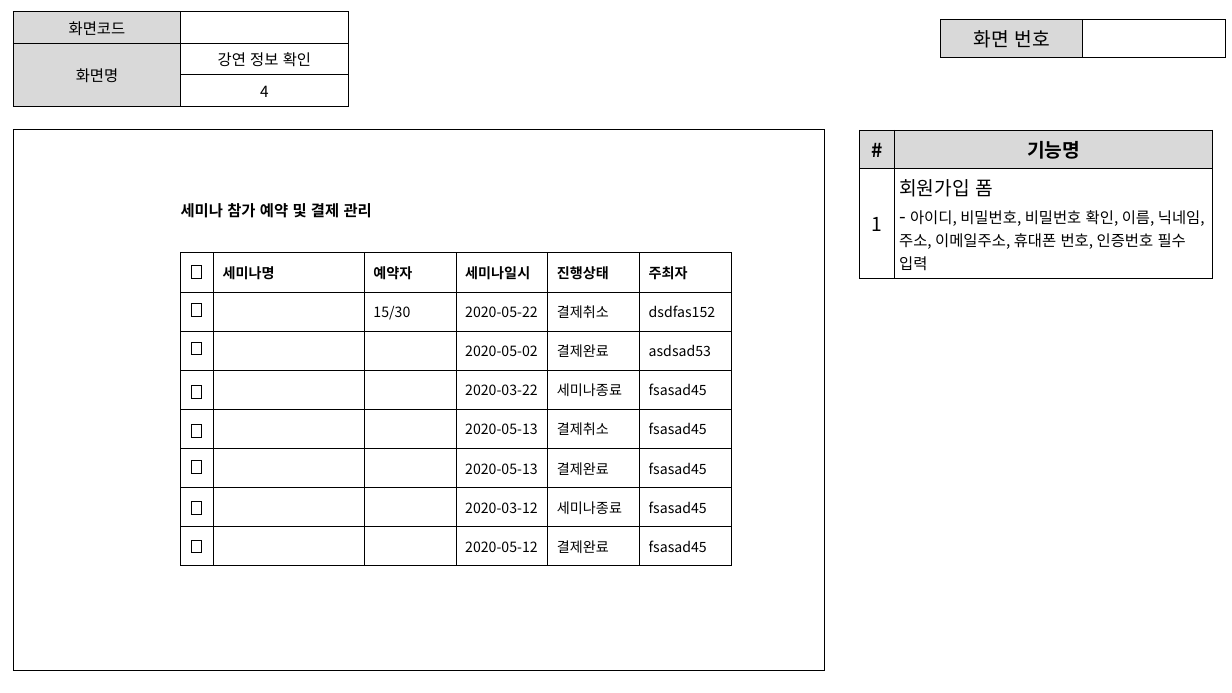
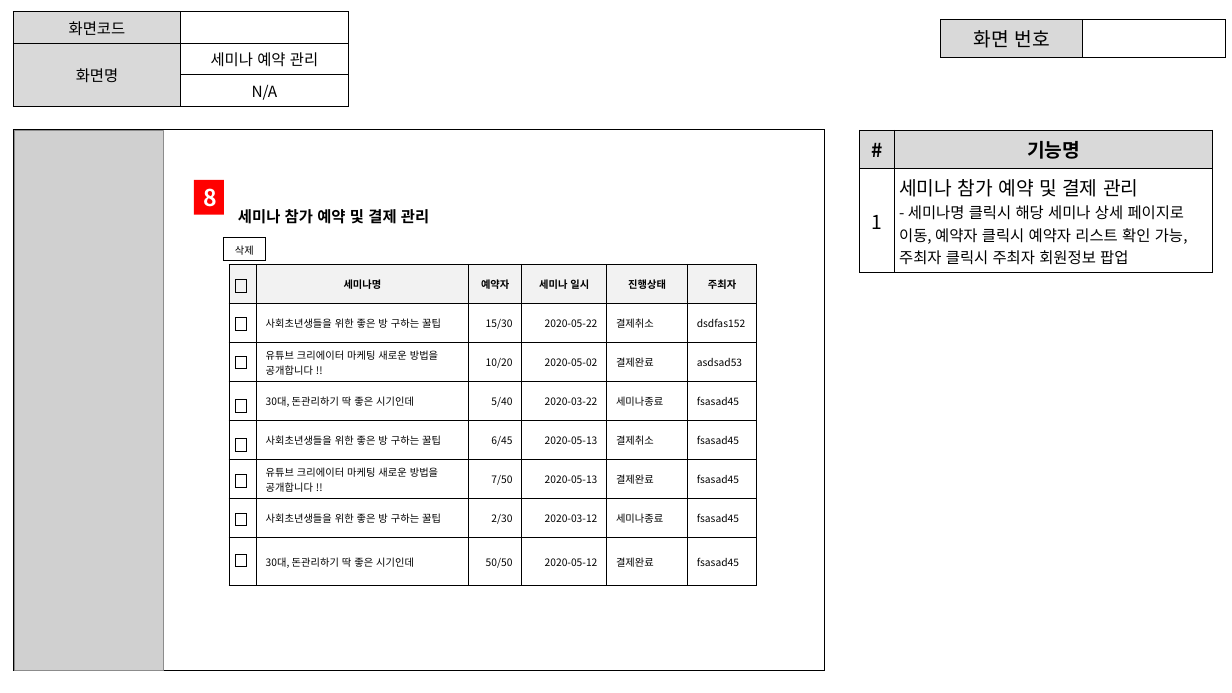
Before and after one commit to ezenteam2/e-Zone, a slide deck: slide 16 of 0 발표용 파워포인트/project05 - 파워포인트 종합 - 서희.pptx (slide 13 before the commit). Drawn at 1232x693 pixels with LibreOffice and Linux fonts; fonts in the diff are those of the drawing; grey boxes stand for pictures. Boxes give left, top, right and bottom in pixels: in the first picture for what was removed or moved away, otherwise in the second. Text is boxed around its words. In the diff, an @@ line names an element or a change of style, - is before the commit and + after.

```diff
--- a/0 발표용 파워포인트/project05 - 파워포인트 종합 - 서희.pptx
+++ b/0 발표용 파워포인트/project05 - 파워포인트 종합 - 서희.pptx
@@ table at <box>13,12,348,104</box> @@
-row 2, column 2: 강연 정보 확인
+row 2, column 2: 세미나 예약 관리
-row 3, column 2: 4
+row 3, column 2: N/A
@@ picture added at <box>14,130,163,670</box> @@
@@ table at <box>860,130,1213,269</box> @@
-row 2, column 2: 회원가입 폼 / - 아이디, 비밀번호, 비밀번호 확인, 이름, 닉네임, 주소, 이메일주소, 휴대폰 번호, 인증번호 필수 입력
+row 2, column 2: 세미나 참가 예약 및 결제 관리 / - 세미나명 클릭시 해당 세미나 상세 페이지로 이동, 예약자 클릭시 예약자 리스트 확인 가능, 주최자 클릭시 주최자 회원정보 팝업
@@ rectangle added at <box>194,180,224,215</box>, fill #FF0000, 18 pt, text #FFFFFF, bold @@
+8
@@ text "세미나 참가 예약 및 결제 ..." rewrapped from <box>181,203,372,218</box> to <box>238,207,429,227</box> @@
@@ table added at <box>223,238,265,260</box>, 1 rows, 1 columns @@
+삭제
@@ table at <box>229,264,758,586</box> @@
-row 1, column 4: 세미나일시
+row 1, column 4: 세미나 일시
-row 2, column 2: 
+row 2, column 2: 사회초년생들을 위한 좋은 방 구하는 꿀팁
-row 3, column 2: 
+row 3, column 2: 유튜브 크리에이터 마케팅 새로운 방법을 공개합니다 !!
-row 3, column 3: 
+row 3, column 3: 10/20
-row 4, column 2: 
+row 4, column 2: 30대, 돈관리하기 딱 좋은 시기인데
-row 4, column 3: 
+row 4, column 3: 5/40
-row 5, column 2: 
+row 5, column 2: 사회초년생들을 위한 좋은 방 구하는 꿀팁
-row 5, column 3: 
+row 5, column 3: 6/45
-row 6, column 2: 
+row 6, column 2: 유튜브 크리에이터 마케팅 새로운 방법을 공개합니다 !!
-row 6, column 3: 
+row 6, column 3: 7/50
-row 7, column 2: 
+row 7, column 2: 사회초년생들을 위한 좋은 방 구하는 꿀팁
-row 7, column 3: 
+row 7, column 3: 2/30
-row 8, column 2: 
+row 8, column 2: 30대, 돈관리하기 딱 좋은 시기인데
-row 8, column 3: 
+row 8, column 3: 50/50
@@ fill #FFFFFF to #F2F2F2 in row 1 @@
@@ size 11 to 8 pt in "세미나명", "예약자", "진행상태", "주최자" and 22 more places @@
@@ alignment left to centre @@
@@ alignment left to right @@
@@ table: place and size @@
-table at <box>181,253,730,566</box>
+table at <box>229,264,758,586</box>
@@ rectangle: place and size @@
-rectangle at <box>191,502,201,515</box>
+rectangle at <box>236,513,246,526</box>
@@ 7 rectangles: place and size @@
-7 rectangles at <box>191,266,201,554</box>
+7 rectangles at <box>236,280,246,567</box>
```
Also in this commit, not shown: 11 other slides changed, 6 slides added, 2 other files.
